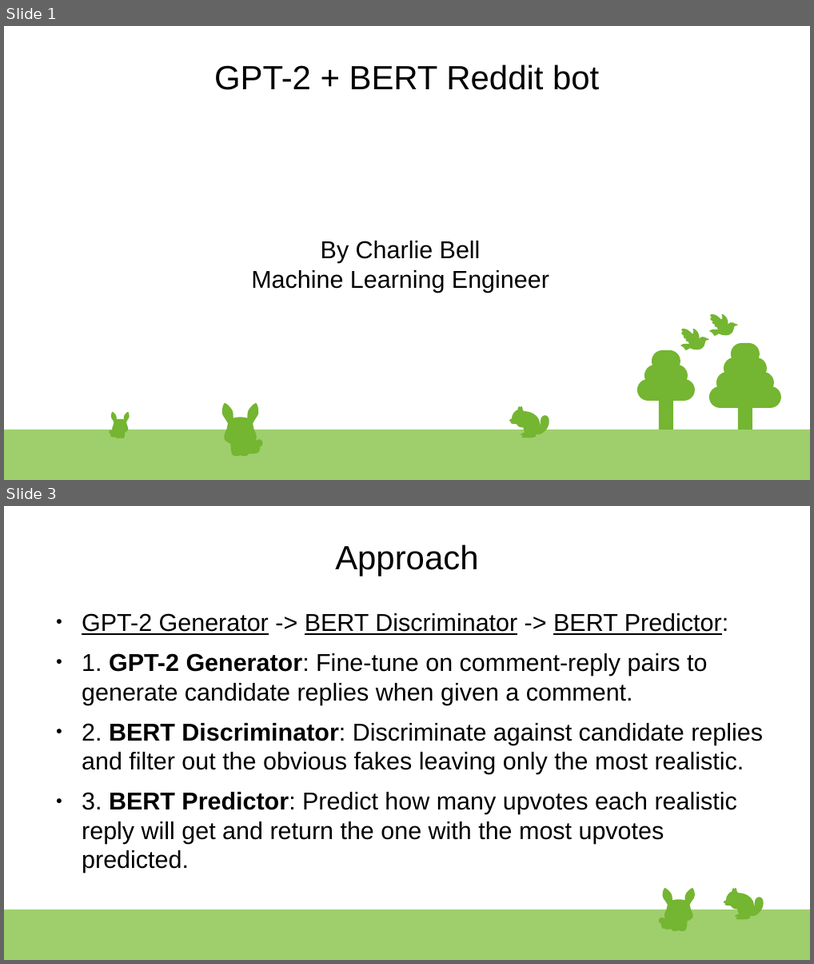
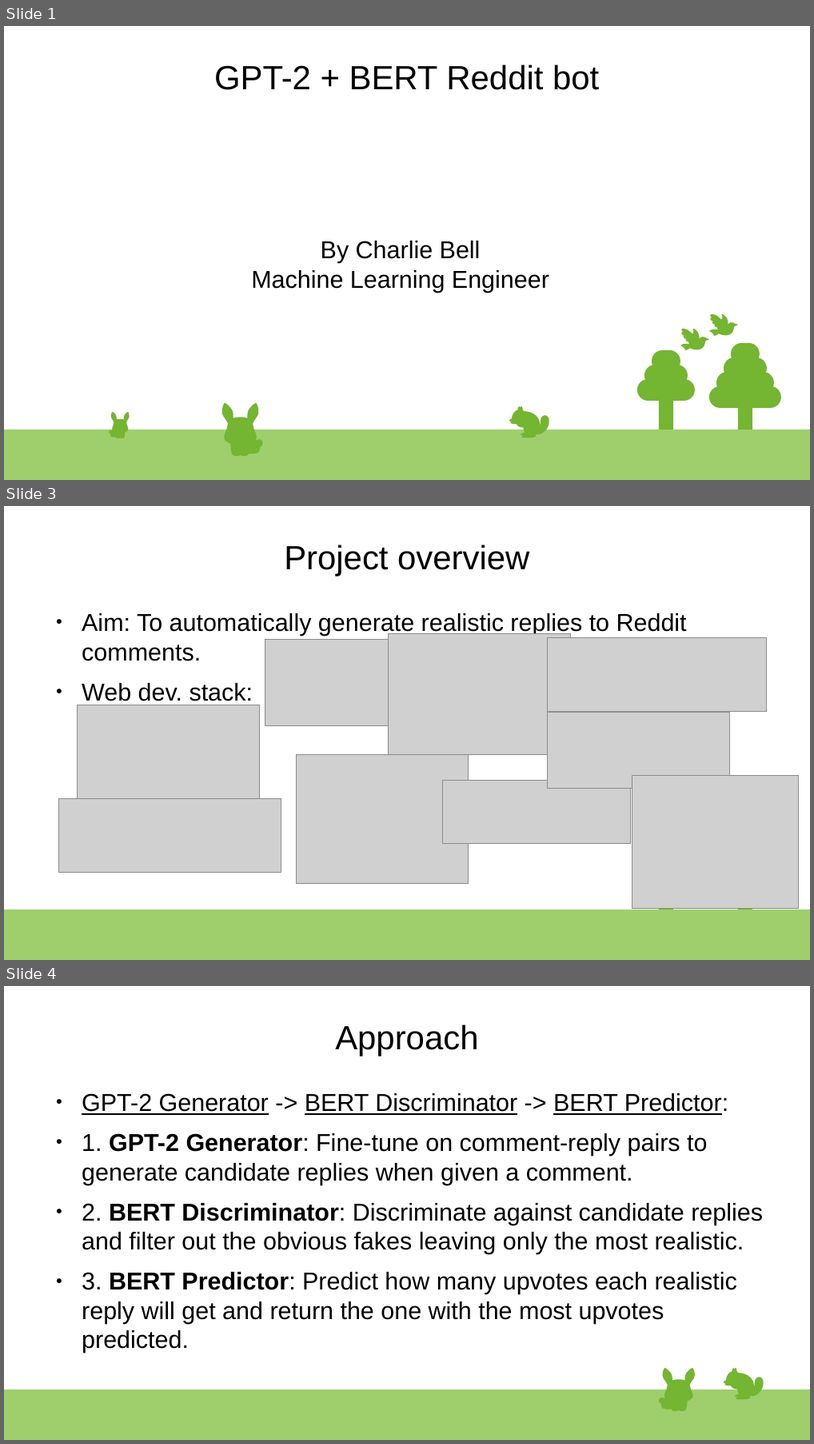
Before and after one commit to Charlie-Bell/final-project-spiced, a slide deck: presentation.odp. Shown one above the other, each under a label of ours: slides 1 and 3 before the commit, slides 1, 3 and 4 after it; the slides between them are not shown. The pictures are 814x964 and 814x1444 pixels, drawn with LibreOffice and Linux fonts; fonts in the diff are those of the drawing; grey boxes stand for pictures. Boxes give left, top, right and bottom in pixels: in the first picture for what was removed or moved away, otherwise in the second. Text is boxed around its words. In the diff, an @@ line names an element or a change of style, - is before the commit and + after.

```diff
--- a/presentation.odp
+++ b/presentation.odp
@@ slide 3 added at box(4, 506, 810, 960), background #FFFFFF; not listed: 3 template elements that a slide beside it also shows @@
@@ title added at box(284, 544, 530, 576), 33 pt, text #000000 @@
+Project overview
@@ text added at box(82, 613, 687, 701), 24 pt, text #000000 @@
+● Aim: To automatically generate realistic replies to Reddit comments.
+● Web dev. stack:
@@ picture added at box(266, 639, 406, 725) @@
@@ picture added at box(388, 634, 571, 754) @@
@@ picture added at box(548, 638, 767, 711) @@
@@ picture added at box(77, 704, 260, 799) @@
@@ picture added at box(548, 712, 730, 788) @@
@@ picture added at box(297, 754, 469, 883) @@
@@ picture added at box(443, 780, 631, 844) @@
@@ picture added at box(633, 776, 798, 908) @@
@@ picture added at box(59, 799, 282, 872) @@
@@ what was slide 3 is now slide 4 @@
```
Also in this commit, not shown: 1 slide changed, 1 other file.
